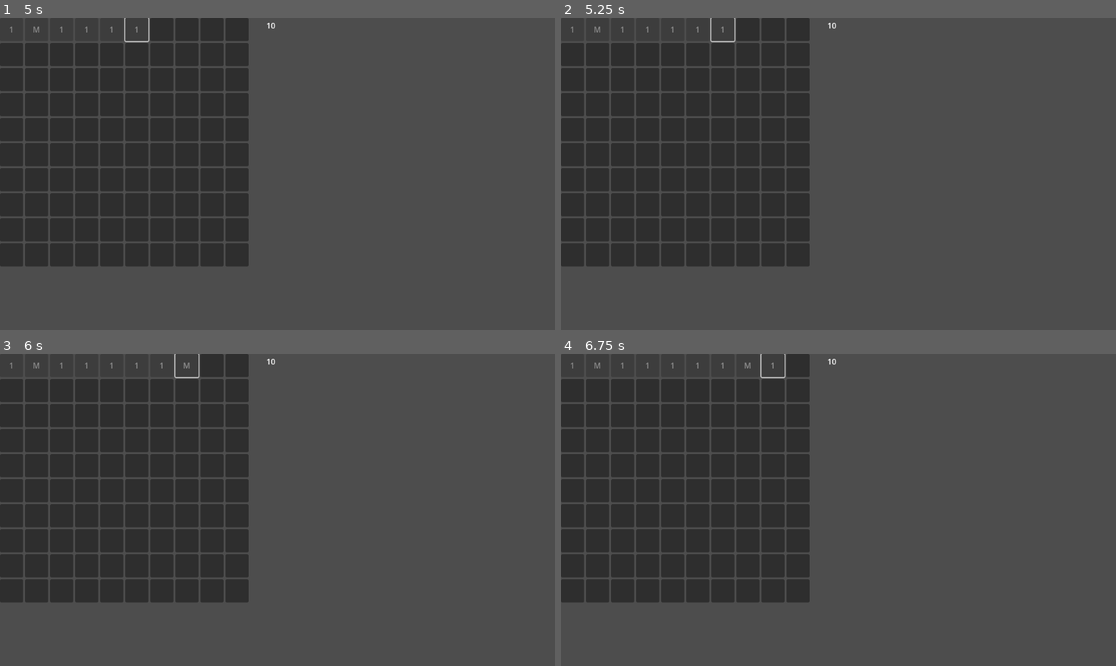
Above: before the commit, frames 1-4 (two rows, left to right).
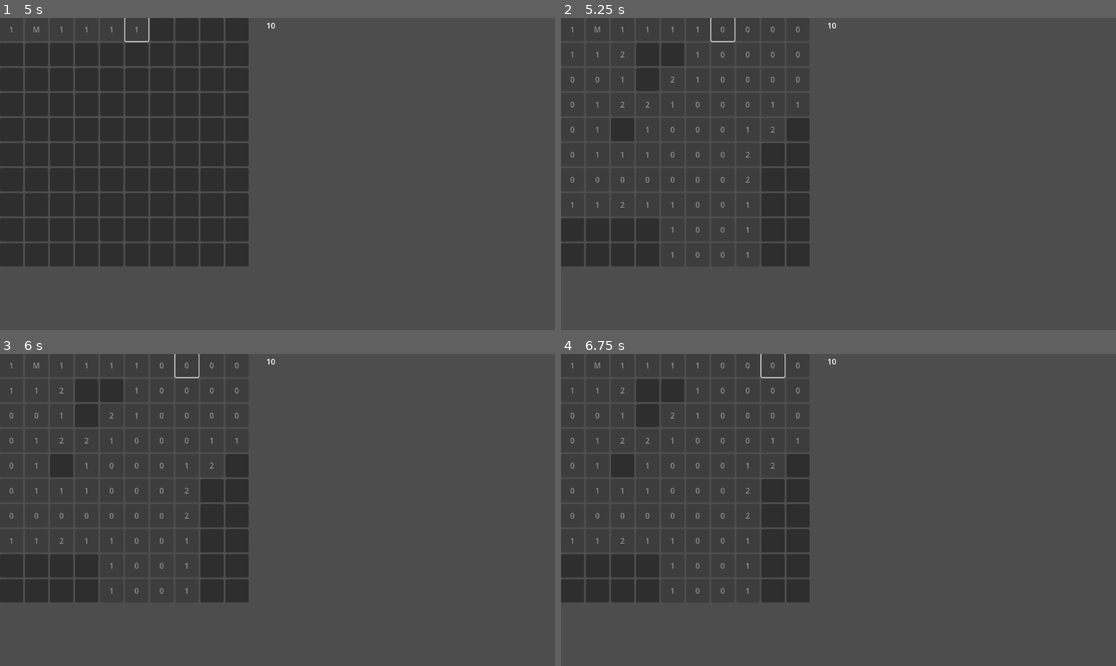
Above: after the commit, the same moments.

Repository: Eldies/minesweeper-godot
Game: Godot game, scene res://main.tscn
Same seed, same stepped clock (60 frames per second), same inputs: the game is played once before the commit and once after it.
Inputs (mouse positions are in pixels of both pictures, inside the frame that each line leads up to):
- Up to frame 1 (5 s): click (11, 30) at 0.5 s; click (38, 30) at 1.27 s; click (61, 30) at 2.02 s; click (88, 30) at 2.77 s; click (111, 30) at 3.52 s; click (138, 30) at 4.27 s
- Up to frame 2 (5.25 s): click (721, 30) at 5.02 s
- Up to frame 3 (6 s): click (188, 366) at 5.77 s
- Up to frame 4 (6.75 s): click (771, 366) at 6.52 s

Frame 1 is identical in both runs. In frame 2, 0.6% of the frame differs, in the area x 1-44%, y 2-77%; in frame 3, 0.6%; in frame 4, 0.6%.

Commit message:
moved most of code to board script

Diff:
--- /dev/null
+++ b/board.gd
@@ -0,0 +1,81 @@
+extends GridContainer
+
+var main_script: Node = null
+
+var grid_height: int
+var grid_width: int
+var mine_count: int
+
+
+@onready var tile_scene = preload("res://tile.tscn")
+
+var tiles = []
+
+func init_game():
+	create_board()
+	place_mines()
+	calculate_neighbors()
+
+func create_board():
+	tiles.clear()
+
+	for child in self.get_children():
+		child.queue_free()
+	self.columns = grid_width
+
+	for y in range(grid_height):
+		for x in range(grid_width):
+			var tile = tile_scene.instantiate()
+			tile.x = x
+			tile.y = y
+			self.add_child(tile)
+			tile.connect("revealed", Callable(self, "_on_tile_revealed"))
+			tiles.append(tile)
+
+func place_mines():
+	var mine_positions = []
+	while len(mine_positions) < mine_count:
+		var i = randi() % tiles.size()
+		if i not in mine_positions:
+			mine_positions.append(i)
+			tiles[i].is_mine = true
+
+func get_neighbor_list(x: int, y: int):
+	var neighbors = []
+	for dx in range(-1, 2):
+		for dy in range(-1, 2):
+			if dx == 0 and dy == 0:
+				continue
+			var nx = x + dx
+			var ny = y + dy
+			if nx >= 0 and ny >= 0 and nx < grid_width and ny < grid_height:
+				var neighbor_index = ny * grid_width + nx
+				neighbors.append(tiles[neighbor_index])
+	return neighbors
+
+func calculate_neighbors():
+	for i in range(tiles.size()):
+		var x = i % grid_width
+		var y = i / grid_width
+		var neighbor_mines = get_neighbor_list(x, y).filter(func(nei): return nei.is_mine)
+		tiles[i].neighbor_mines_count = neighbor_mines.size()
+
+func try_reveal_neighbors(tile):
+	if tile.neighbor_mines_count > 0:
+		return
+	for neighbor in get_neighbor_list(tile.x, tile.y):
+		if not neighbor.is_revealed:
+			if neighbor.is_flagged:
+				neighbor.toggle_flag()
+			neighbor.reveal()
+			try_reveal_neighbors(neighbor)
+
+func _on_tile_revealed(tile):
+	if tile.is_mine:
+		print("Game Over!")
+	else:
+		try_reveal_neighbors(tile)
+
+func update_mine_counter():
+	var flagged_tiles = tiles.filter(func(t): return t.is_flagged)
+	main_script.update_mine_counter(flagged_tiles.size())
--- a/main.gd
+++ b/main.gd
@@ -3,83 +3,21 @@
 
 @export var grid_height: int = 10
 @export var grid_width: int = 10
+@export var mine_count: int = 10
 
-@export var mine_count: int = 10
-@onready var tile_scene = preload("res://tile.tscn")
-@onready var grid = $BoardContainer/TileGrid
-
+@onready var board = $BoardContainer/Board
 @onready var mine_counter = $MineCounter
 
 var tiles = []
 
 func _ready():
-	create_board()
-	place_mines()
-	calculate_neighbors()
-	update_mine_counter()
+	board.main_script = self
+	board.grid_height = grid_height
+	board.grid_width = grid_width
+	board.mine_count = mine_count
+	board.init_game()
+	update_mine_counter(0)
 
-func create_board():
-	tiles.clear()
-
-	for child in grid.get_children():
-		child.queue_free()
-	grid.columns = grid_width
-
-	for y in range(grid_height):
-		for x in range(grid_width):
-			var tile = tile_scene.instantiate()
-			tile.x = x
-			tile.y = y
-			tile.main_script = self
-			grid.add_child(tile)
-			tile.connect("revealed", Callable(self, "_on_tile_revealed"))
-			tiles.append(tile)
-
-func place_mines():
-	var mine_positions = []
-	while len(mine_positions) < mine_count:
-		var i = randi() % tiles.size()
-		if i not in mine_positions:
-			mine_positions.append(i)
-			tiles[i].is_mine = true
-
-func get_neighbor_list(x: int, y: int):
-	var neighbors = []
-	for dx in range(-1, 2):
-		for dy in range(-1, 2):
-			if dx == 0 and dy == 0:
-				continue
-			var nx = x + dx
-			var ny = y + dy
-			if nx >= 0 and ny >= 0 and nx < grid_width and ny < grid_height:
-				var neighbor_index = ny * grid_width + nx
-				neighbors.append(tiles[neighbor_index])
-	return neighbors
-
-func calculate_neighbors():
-	for i in range(tiles.size()):
-		var x = i % grid_width
-		var y = i / grid_width
-		var neighbor_mines = get_neighbor_list(x, y).filter(func(nei): return nei.is_mine)
-		tiles[i].neighbor_mines_count = neighbor_mines.size()
-
-func try_reveal_neighbors(tile):
-	if tile.neighbor_mines_count > 0:
-		return
-	for neighbor in get_neighbor_list(tile.x, tile.y):
-		if not neighbor.is_revealed:
-			if neighbor.is_flagged:
-				neighbor.toggle_flag()
-			neighbor.reveal()
-			try_reveal_neighbors(neighbor)
-
-func _on_tile_revealed(tile):
-	if tile.is_mine:
-		print("Game Over!")
-	else:
-		try_reveal_neighbors(tile)
-
-func update_mine_counter():
-	var flagged_tiles = tiles.filter(func(t): return t.is_flagged)
-	var remaining_mines = mine_count - flagged_tiles.size()
+func update_mine_counter(flagged_mines: int):
+	var remaining_mines = mine_count - flagged_mines
 	mine_counter.text = str(remaining_mines)
--- a/main.tscn
+++ b/main.tscn
@@ -1,6 +1,7 @@
-[gd_scene load_steps=2 format=3 uid="uid://cv2c34bu4pl8m"]
+[gd_scene load_steps=3 format=3 uid="uid://cv2c34bu4pl8m"]
 
 [ext_resource type="Script" uid="uid://bp8dpuhahmsqg" path="res://main.gd" id="1_ig7tw"]
+[ext_resource type="Script" uid="uid://dfpkits5op105" path="res://board.gd" id="2_0xm2m"]
 
 [node name="Node2D" type="Node2D"]
 script = ExtResource("1_ig7tw")
@@ -9,11 +10,12 @@
 offset_right = 40.0
 offset_bottom = 40.0
 
-[node name="TileGrid" type="GridContainer" parent="BoardContainer"]
+[node name="Board" type="GridContainer" parent="BoardContainer"]
 layout_mode = 2
 size_flags_horizontal = 3
 size_flags_vertical = 3
 columns = 10
+script = ExtResource("2_0xm2m")
 
 [node name="MineCounter" type="Label" parent="."]
 offset_left = 553.0
--- a/tile.gd
+++ b/tile.gd
@@ -4,7 +4,6 @@
 
 var x: int
 var y: int
-var main_script: Node = null
 
 var is_mine: bool = false
 var neighbor_mines_count: int = 0
@@ -43,4 +42,4 @@
 	is_flagged = not is_flagged
 	text = "F" if is_flagged else ""
 
-	main_script.update_mine_counter()
+	get_parent().update_mine_counter()
Not shown, added: board.gd.uid
